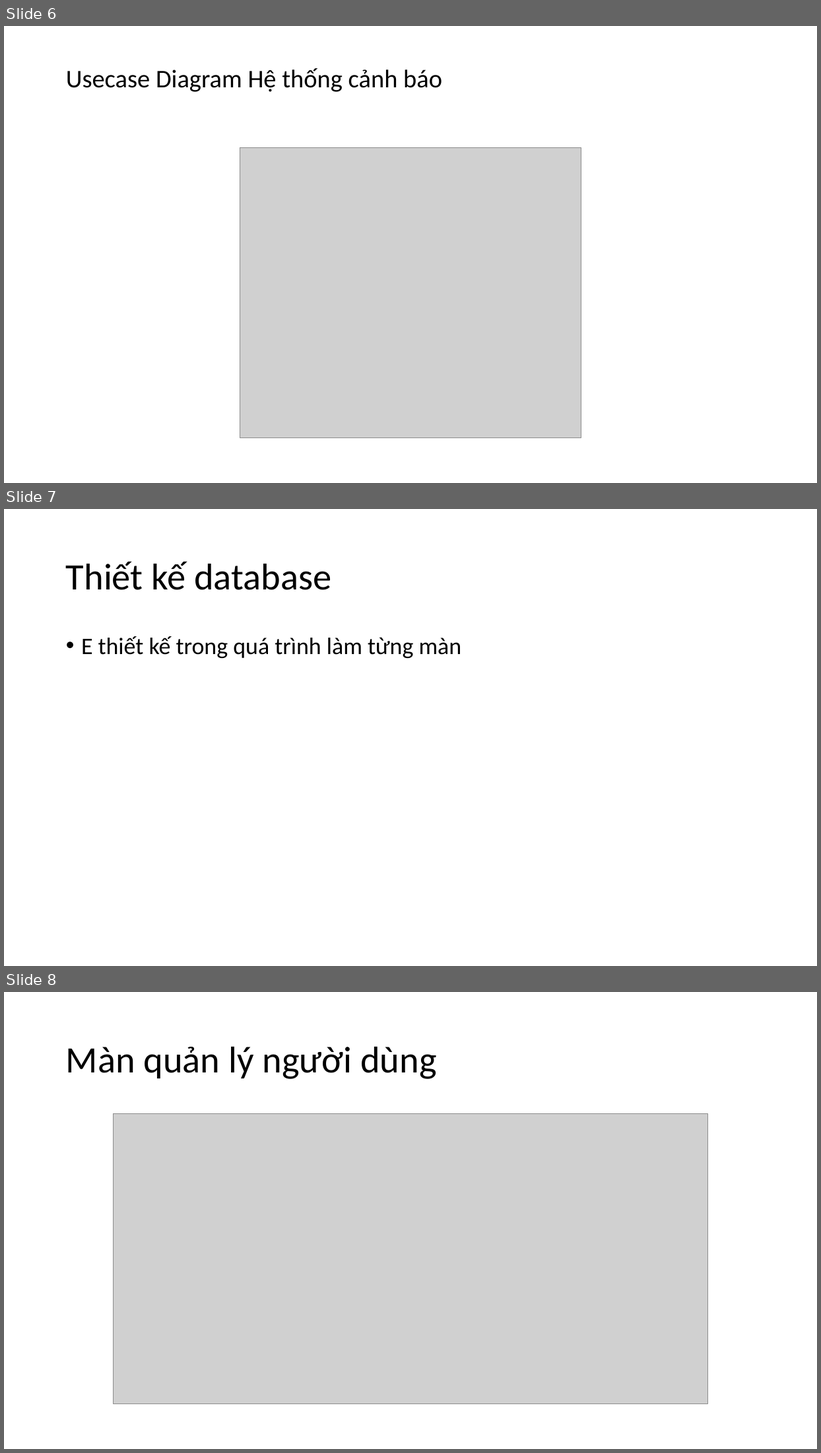
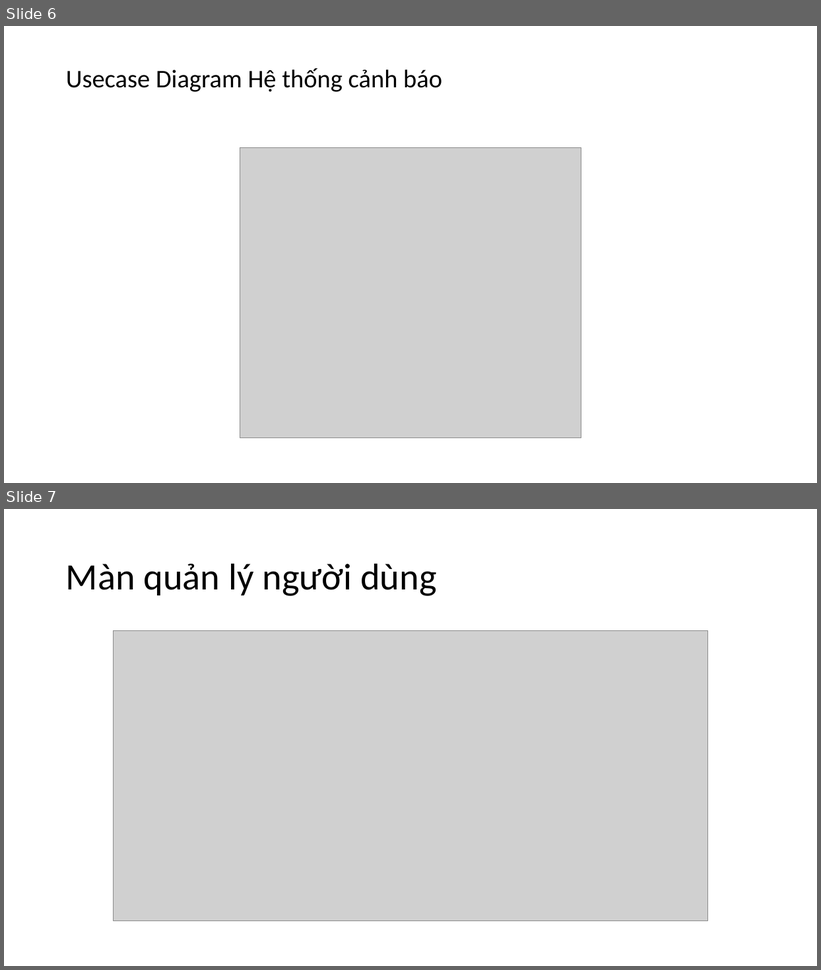
Before and after one commit to HauTrann/Graduation-Project, a slide deck: ProjectDocuments/week2/BaoCaoTuan2.pptx. Shown one above the other, each under a label of ours: slides 6, 7 and 8 before the commit, slides 6 and 7 after it. The pictures are 821x1453 and 821x970 pixels, drawn with LibreOffice and Linux fonts; fonts in the diff are those of the drawing; grey boxes stand for pictures. Boxes give left, top, right and bottom in pixels: in the first picture for what was removed or moved away, otherwise in the second. Text is boxed around its words. In the diff, an @@ line names an element or a change of style, - is before the commit and + after.

Commit message:
UD

```diff
--- a/ProjectDocuments/week2/BaoCaoTuan2.pptx
+++ b/ProjectDocuments/week2/BaoCaoTuan2.pptx
@@ slide 7 removed at <box>4,509,817,966</box>, background #FFFFFF @@
@@ title removed at <box>66,561,331,590</box> @@
-Thiết kế database
@@ text removed at <box>81,636,462,658</box> @@
-• E thiết kế trong quá trình làm từng màn
@@ what was slide 8 is now slide 7 @@
```
